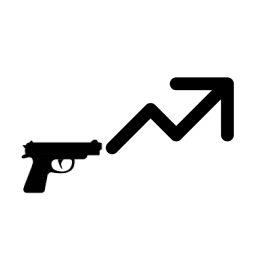
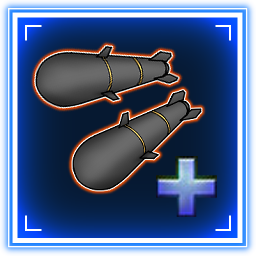
Before/after of a w=256, h=256 layered artwork. What changed in the layer stack:
removed layer "레이어 12" over [105, 77, 234, 155]
removed layer "레이어 11" over [11, 116, 112, 217]
removed layer "레이어 7" over [0, 0, 256, 256]
added layer "increase 복사" above "Icon_Equip_SWpn_Bomb_9 복사 2" over [156, 156, 217, 217]
added layer "Icon_Equip_SWpn_Bomb_9 복사 2" above "Icon_Equip_SWpn_Bomb_9 복사" over [30, 41, 184, 113]
added layer "Icon_Equip_SWpn_Bomb_9 복사" above "1 복사" over [67, 84, 207, 196]
added layer "Button_Small_2 복사" over [0, 0, 256, 256]
